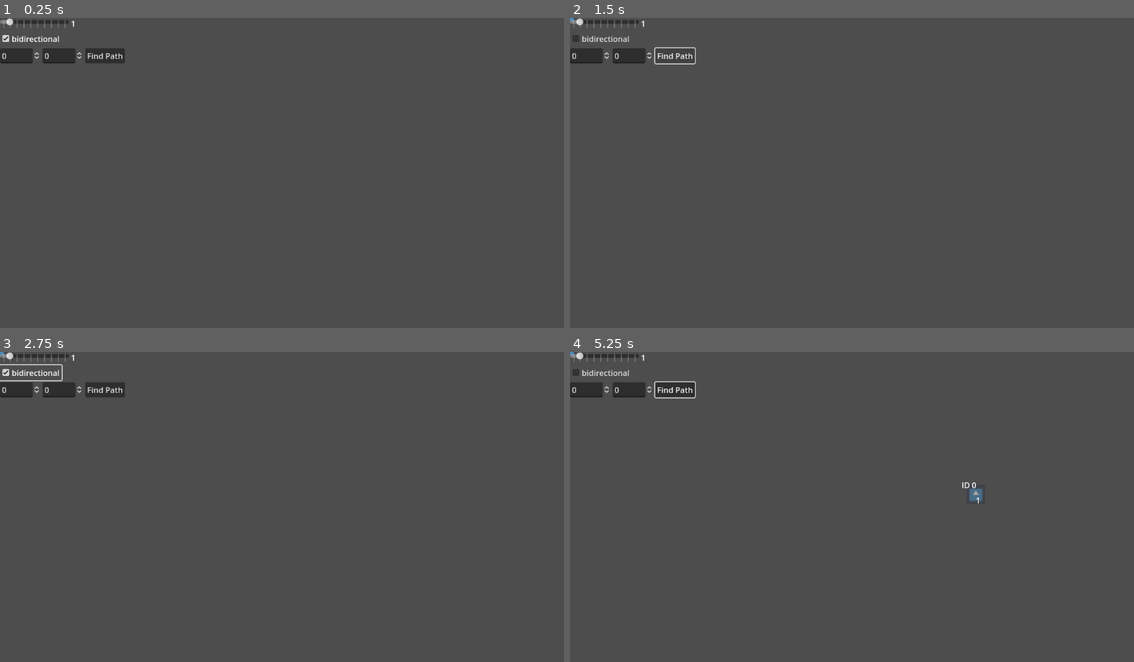
Above: before the commit, frames 1-4 (two rows, left to right).
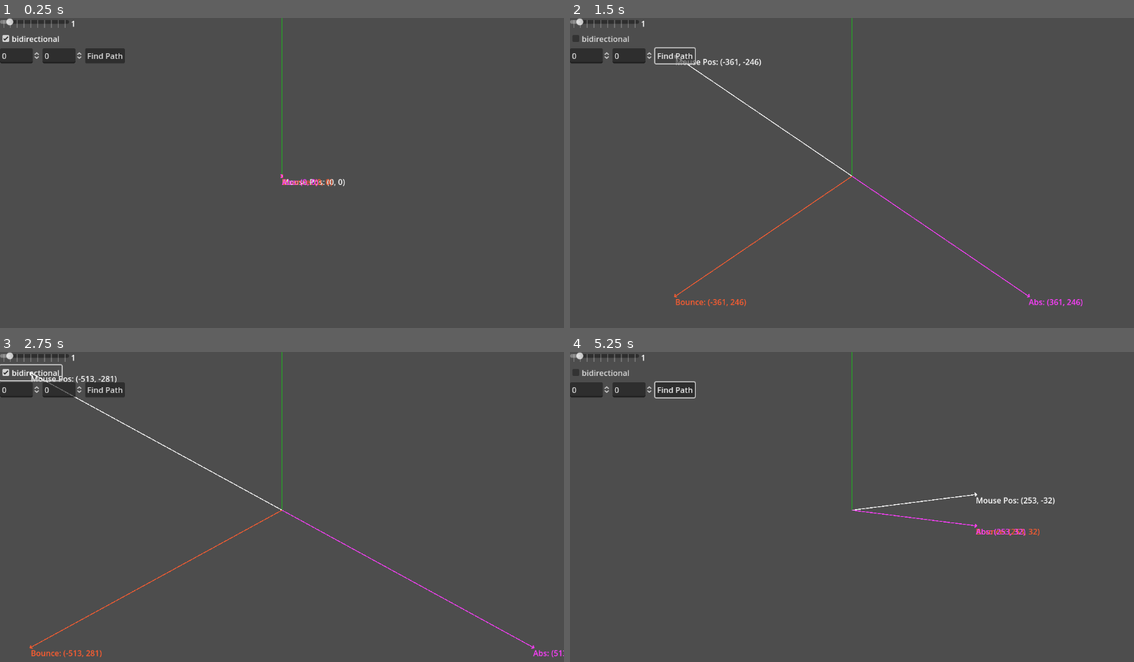
Above: after the commit, the same moments.

Repository: SnekOfSpice/godot4-built-ins
Game: Godot game, scene res://vector/vector_math.tscn
Two runs of this game, one before a commit and one after it. Both use one fixed random seed, a clock stepped at 60 frames per second and the inputs below. Before the commit the project starts from res://astar/graph_map.tscn. The engine's default icon, where the game draws it, is replaced by a stand-in: a white triangle on a blue panel in a dark square.
Inputs (mouse positions are in pixels of both pictures, inside the frame that each line leads up to):
- Up to frame 1 (0.25 s): no input
- Up to frame 2 (1.5 s): click "bidirectional" at 0.5 s; click "Find Path" at 1.25 s
- Up to frame 3 (2.75 s): click "bidirectional" at 2 s
- Up to frame 4 (5.25 s): click "Find Path" at 2.75 s; click "bidirectional" at 3.5 s; click "Find Path" at 4.25 s; tap Enter at 5 s; move the mouse to (976, 494) at 5.02 s; tap Space at 5.1 s; click (976, 494) at 5.17 s

The runs differ from the first frame. In frame 1, 0.2% of the frame differs, in the area x 49-62%, y 0-55%; in frame 2, 0.9%; in frame 3, 1.0%, in the area x 0-100%, y 0-99%; in frame 4, 0.6%.

Commit message:
start vector2 visualizings

Diff:
--- a/project.godot
+++ b/project.godot
@@ -11,7 +11,7 @@
 [application]
 
 config/name="Godot 4 Built-ins"
-run/main_scene="res://astar/graph_map.tscn"
+run/main_scene="res://vector/vector_math.tscn"
 config/features=PackedStringArray("4.1", "GL Compatibility")
 config/icon="res://icon.svg"
 
--- /dev/null
+++ b/vector/Arrow.gd
@@ -0,0 +1,32 @@
+extends Line2D
+class_name Arrow
+
+var origin := Vector2.ZERO
+var target:= Vector2.ZERO
+
+#@export_color_no_alpha var arrow_color := Color.WHITE
+
+func _ready() -> void:
+	clear_points()
+	add_point(Vector2.ZERO)
+	add_point(Vector2.ZERO)
+
+	$Arrowhead.modulate = default_color
+	$Label.modulate = default_color
+
+
+func _process(delta: float) -> void:
+#	update_positions()
+
+	set_point_position(0, origin)
+	set_point_position(1, target)
+
+	if not find_child("Arrowhead"):
+		return
+	var dir = target-origin
+	$Arrowhead.rotation = atan2(dir.y, dir.x) + PI * 0.5
+	$Arrowhead.position = target
+	$Label.position = target
+
+func set_text(new_text: String):
+	$Label.text = new_text
--- /dev/null
+++ b/vector/ArrowToMouse.gd
@@ -0,0 +1,5 @@
+extends Arrow
+
+#func update_positions():
+#	origin = Vector2.ZERO
+#	target = get_local_mouse_position()
--- /dev/null
+++ b/vector/arrow.tscn
@@ -0,0 +1,17 @@
+[gd_scene load_steps=3 format=3 uid="uid://bdyuvhmrsw0im"]
+
+[ext_resource type="Script" path="res://vector/Arrow.gd" id="1_uw3bk"]
+[ext_resource type="Texture2D" uid="uid://bh3tmg4s1rn07" path="res://vector/head.png" id="2_185uy"]
+
+[node name="Arrow" type="Line2D"]
+points = PackedVector2Array(0, 0, 0, 0)
+width = 1.585
+script = ExtResource("1_uw3bk")
+
+[node name="Arrowhead" type="Sprite2D" parent="."]
+position = Vector2(44, 107)
+texture = ExtResource("2_185uy")
+
+[node name="Label" type="Label" parent="."]
+offset_right = 40.0
+offset_bottom = 23.0
--- /dev/null
+++ b/vector/arrow_to_mouse.tscn
@@ -0,0 +1,6 @@
+[gd_scene load_steps=2 format=3 uid="uid://dums873ajsto1"]
+
+[ext_resource type="Script" path="res://vector/ArrowToMouse.gd" id="1_sixxy"]
+
+[node name="ArrowToMouse" type="Line2D"]
+script = ExtResource("1_sixxy")
--- /dev/null
+++ b/vector/vector_math.gd
@@ -0,0 +1,43 @@
+extends Node2D
+
+var normal := Vector2.UP
+var horizon := Vector2.RIGHT
+
+var horizon_rotation := 0.0
+
+# Called every frame. 'delta' is the elapsed time since the previous frame.
+func _process(delta: float) -> void:
+	queue_redraw()
+
+	var center_origin = get_viewport().size * 0.5
+	var mouse_pos = get_local_mouse_position() - center_origin
+
+	$Arrows/ToMouse.position = center_origin
+	$Arrows/ToMouse.origin = Vector2.ZERO
+	$Arrows/ToMouse.target = mouse_pos
+	$Arrows/ToMouse.set_text(str("Mouse Pos: ", $Arrows/ToMouse.target))
+
+	$Arrows/Bounce.position = center_origin
+	$Arrows/Bounce.origin = Vector2.ZERO
+	$Arrows/Bounce.target = (mouse_pos).bounce(normal)
+	$Arrows/Bounce.set_text(str("Bounce: ", $Arrows/Bounce.target))
+
+	$Arrows/Abs.position = center_origin
+	$Arrows/Abs.origin = Vector2.ZERO
+	$Arrows/Abs.target = abs(mouse_pos)
+	$Arrows/Abs.set_text(str("Abs: ", $Arrows/Abs.target))
+
+
+func _unhandled_input(event: InputEvent) -> void:
+	if event is InputEventMouseButton:
+		if event.button_index == MOUSE_BUTTON_WHEEL_DOWN:
+			$Horizon.rotation_degrees += 1
+		if event.button_index == MOUSE_BUTTON_WHEEL_UP:
+			$Horizon.rotation_degrees -= 1
+
+	if event is InputEventKey:
+		if event.keycode == KEY_SPACE:
+			$Horizon.rotation_degrees = 0
+
+func _draw() -> void:
+	draw_line(get_viewport().size * 0.5, get_viewport().size * 0.5 + normal * 500, Color.GREEN, 1.0)
--- /dev/null
+++ b/vector/vector_math.tscn
@@ -0,0 +1,41 @@
+[gd_scene load_steps=5 format=3 uid="uid://bgef4f6f83dlb"]
+
+[ext_resource type="Script" path="res://vector/vector_math.gd" id="1_raea3"]
+[ext_resource type="PackedScene" uid="uid://cy8ci4hr5yd7r" path="res://wrapper/hud.tscn" id="2_mrthy"]
+[ext_resource type="Texture2D" uid="uid://tordr7unvpjw" path="res://icon.svg" id="3_d56xn"]
+[ext_resource type="PackedScene" uid="uid://bdyuvhmrsw0im" path="res://vector/arrow.tscn" id="4_bqt5q"]
+
+[node name="VectorMath" type="Node2D"]
+script = ExtResource("1_raea3")
+
+[node name="CanvasLayer" type="CanvasLayer" parent="."]
+
+[node name="HUD" parent="CanvasLayer" instance=ExtResource("2_mrthy")]
+
+[node name="Horizon" type="Node2D" parent="."]
+visible = false
+position = Vector2(547, 299)
+
+[node name="Icon2" type="Sprite2D" parent="Horizon"]
+modulate = Color(0.384314, 0.85098, 0.85098, 1)
+position = Vector2(-891, -321)
+scale = Vector2(15.4678, 2.81296)
+texture = ExtResource("3_d56xn")
+centered = false
+
+[node name="Icon" type="Sprite2D" parent="Horizon"]
+modulate = Color(0.458824, 0.129412, 0.0666667, 1)
+position = Vector2(-891, 0)
+scale = Vector2(15.4678, 2.81296)
+texture = ExtResource("3_d56xn")
+centered = false
+
+[node name="Arrows" type="Node2D" parent="."]
+
+[node name="ToMouse" parent="Arrows" instance=ExtResource("4_bqt5q")]
+
+[node name="Bounce" parent="Arrows" instance=ExtResource("4_bqt5q")]
+default_color = Color(1, 0.364706, 0.188235, 1)
+
+[node name="Abs" parent="Arrows" instance=ExtResource("4_bqt5q")]
+default_color = Color(1, 0.239216, 1, 1)
Binary file added: vector/head.png
Not shown, added: vector/head.png.import
